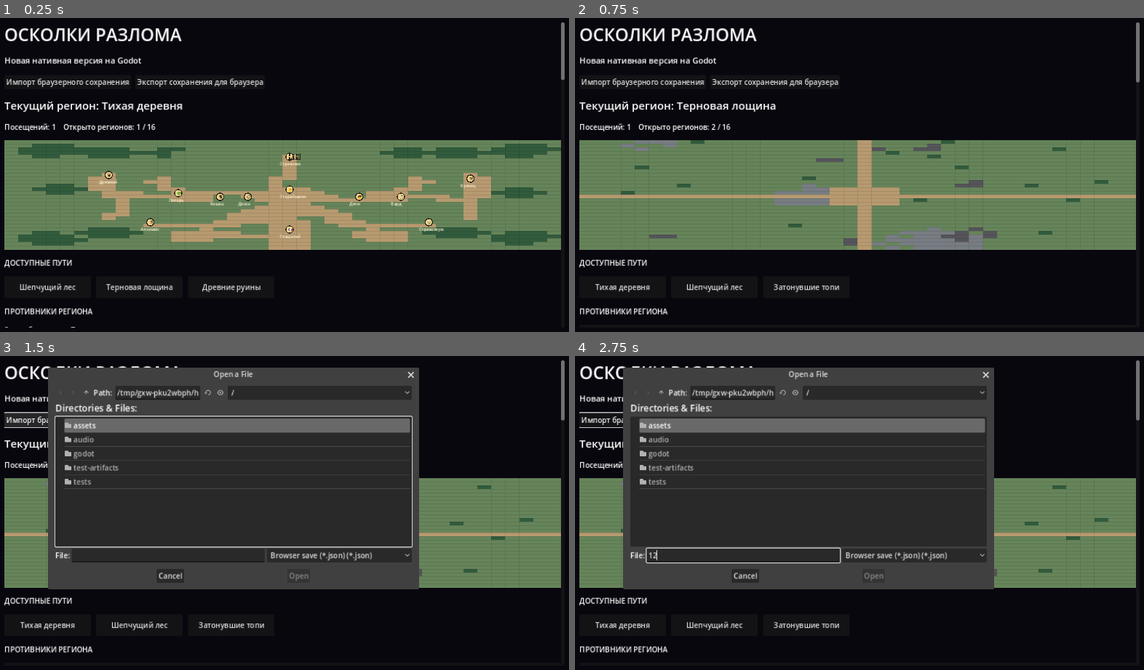
Above: before the commit, frames 1-4 (two rows, left to right).
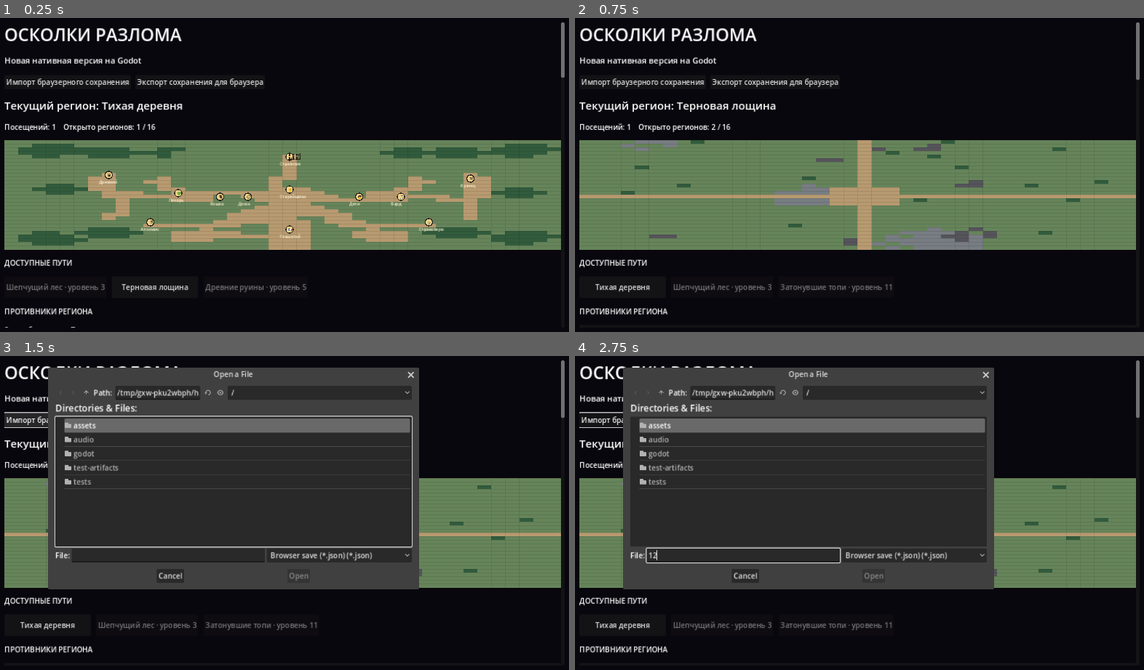
Above: after the commit, the same moments.

Repository: igor74r/magic-rpg-godot
Game: Godot game, scene res://godot/scenes/main.tscn
The game is run twice, just before and just after one commit, with the same random seed, the same clock (stepped at 60 frames per second) and the same inputs.
Inputs (mouse positions are in pixels of both pictures, inside the frame that each line leads up to):
- Up to frame 1 (0.25 s): no input
- Up to frame 2 (0.75 s): click "Терновая лощина" at 0.5 s
- Up to frame 3 (1.5 s): click "Импорт браузерного сохранения" at 1.25 s
- Up to frame 4 (2.75 s): click (745, 556) at 2.02 s; type "12" at 2.1 s

The runs differ from the first frame. In frame 1, 0.6% of the frame differs, in the area x 1-100%, y 18-88%; in frame 2, 0.4%; in frame 3, 0.4%; in frame 4, 0.4%.
Error before the commit: Invalid access to property or key 'campaignKills' on a base object of type 'Dictionary'. (res://godot/scripts/world_campaign_engine.gd:45)

Commit message:
fix(campaign): initialize missing state dictionaries and validate boolean flags

Diff:
--- a/godot/scripts/world_campaign_engine.gd
+++ b/godot/scripts/world_campaign_engine.gd
@@ -40,18 +40,26 @@
 ]
 
 static func ensure_state(hero: Dictionary) -> void:
-	if not hero.get("campaignKills",{}) is Dictionary: hero["campaignKills"]={}
-	if not hero.get("campaignClaimed",{}) is Dictionary: hero["campaignClaimed"]={}
-	var kills: Dictionary=hero.campaignKills
-	var claimed: Dictionary=hero.campaignClaimed
-	for mission in Catalog.all_missions():
-		var id:=str(mission.id)
+	# Missing keys are not equivalent to valid empty dictionaries: get(key, {})
+	# alone made the old guard skip initialization and later dot access failed.
+	if not hero.has("campaignKills") or not hero.get("campaignKills") is Dictionary:
+		hero["campaignKills"] = {}
+	if not hero.has("campaignClaimed") or not hero.get("campaignClaimed") is Dictionary:
+		hero["campaignClaimed"] = {}
+	if not hero.has("storyShards") or not hero.get("storyShards") is Dictionary:
+		hero["storyShards"] = {}
+	var kills: Dictionary = hero["campaignKills"]
+	var claimed: Dictionary = hero["campaignClaimed"]
+	for mission in Catalog.all_missions():
+		var id := str(mission.id)
 		var raw_kills: Variant = kills.get(id, 0)
-		kills[id] = int(raw_kills) if _is_safe_integer(raw_kills) and int(raw_kills) >= 0 else 0
-		claimed[id] = claimed.get(id, false) == true
-	hero["campaignKills"]=kills
-	hero["campaignClaimed"]=claimed
-	if not hero.get("activeCampaignMission",null) is String: hero["activeCampaignMission"]=""
+		kills[id] = int(raw_kills) if _is_safe_integer(raw_kills) else 0
+		var raw_claimed: Variant = claimed.get(id, false)
+		claimed[id] = raw_claimed is bool and raw_claimed
+	hero["campaignKills"] = kills
+	hero["campaignClaimed"] = claimed
+	if not hero.get("activeCampaignMission") is String:
+		hero["activeCampaignMission"] = ""
 
 
 static func _is_safe_integer(value: Variant) -> bool:
@@ -69,7 +77,8 @@
 	if id.is_empty():
 		return {}
 	var mission := Catalog.find_mission(id)
-	if mission.is_empty() or hero.campaignClaimed.get(id, false) == true:
+	var claimed: Dictionary = hero.get("campaignClaimed", {}) if hero.get("campaignClaimed", {}) is Dictionary else {}
+	if mission.is_empty() or (claimed.get(id, false) is bool and claimed.get(id, false)):
 		hero["activeCampaignMission"] = ""
 		return {}
 	return mission
@@ -94,16 +103,19 @@
 	var required:=maxi(1,int(mission.get("count",1)))
 	var kills:=maxi(0,int(hero.campaignKills.get(id,0)))
 	var shard_id:=str(mission.get("shardId",""))
-	var shards: Dictionary=hero.get("storyShards",{})
-	var shard_found: bool =shard_id.is_empty() or shards.get(shard_id,false)==true
-	return {"current":mini(kills,required),"kills":kills,"required":required,"complete":kills>=required and shard_found,"claimed":bool(hero.campaignClaimed.get(id,false)),"shardFound":shard_found}
+	var shards: Dictionary = hero.get("storyShards", {}) if hero.get("storyShards", {}) is Dictionary else {}
+	var raw_shard: Variant = shards.get(shard_id, false)
+	var shard_found: bool = shard_id.is_empty() or (raw_shard is bool and raw_shard)
+	var claimed: Dictionary = hero.get("campaignClaimed", {}) if hero.get("campaignClaimed", {}) is Dictionary else {}
+	var raw_claimed: Variant = claimed.get(id, false)
+	return {"current":mini(kills,required),"kills":kills,"required":required,"complete":kills>=required and shard_found,"claimed":raw_claimed is bool and raw_claimed,"shardFound":shard_found}
 
 static func record_shard(hero: Dictionary, shard_id: String) -> bool:
 	if not ["flame", "ice", "blood"].has(shard_id):
 		return false
 	if not hero.get("storyShards", {}) is Dictionary:
 		hero["storyShards"] = {}
-	var shards: Dictionary = hero.storyShards
+	var shards: Dictionary = hero["storyShards"]
 	shards[shard_id] = true
 	hero["storyShards"] = shards
 	return true
